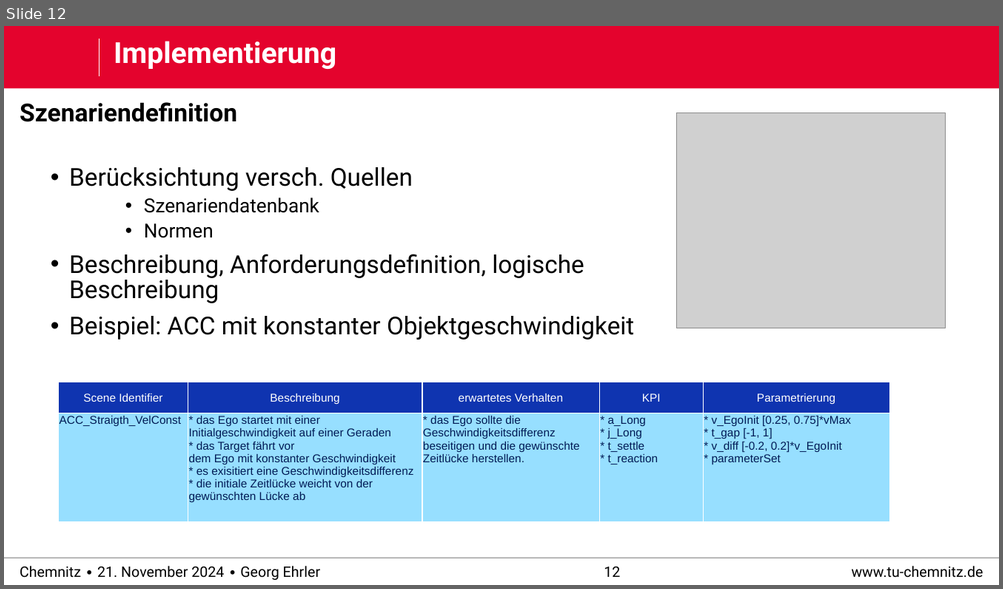
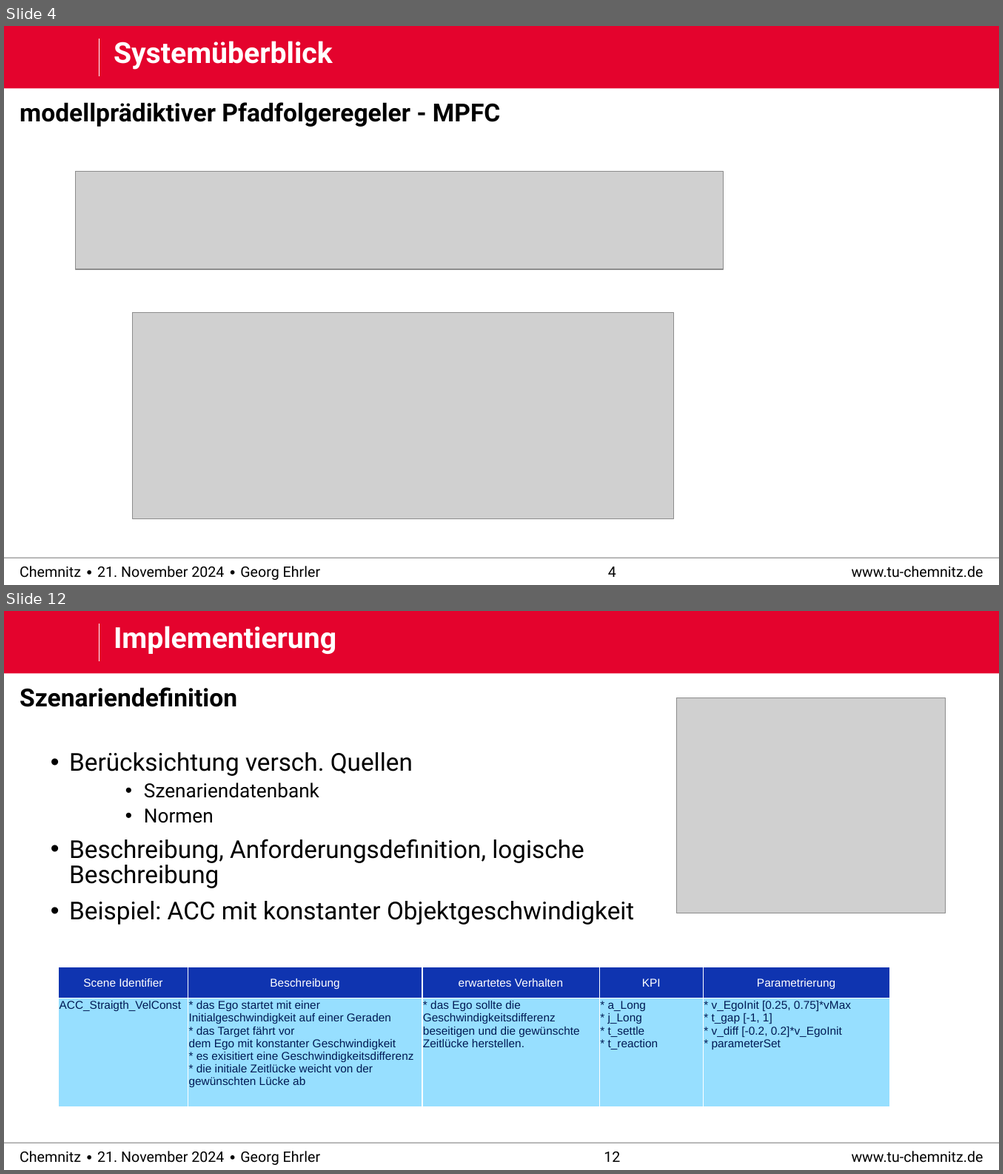
Before and after one commit to derEhrler/ACSDthesis_edited, a slide deck: defense/praktikum_defense.pptx. Shown one above the other, each under a label of ours: slide 12 before the commit, slides 4 and 12 after it; the slides between them are not shown. The pictures are 1003x589 and 1003x1174 pixels, drawn with LibreOffice and Linux fonts; fonts in the diff are those of the drawing; grey boxes stand for pictures; background and template pictures are left out. Boxes give left, top, right and bottom in pixels: in the first picture for what was removed or moved away, otherwise in the second. Text is boxed around its words. In the diff, an @@ line names an element or a change of style, - is before the commit and + after.

```diff
--- a/defense/praktikum_defense.pptx
+++ b/defense/praktikum_defense.pptx
@@ slide 4 added at [4,26,999,585], background #FFFFFF; not listed: 6 template elements that a slide beside it also shows @@
@@ title added at [114,41,333,70], 28 pt, text #FFFFFF, bold @@
+Systemüberblick
@@ text added at [20,102,500,127], 24 pt, text #000000, bold @@
+modellprädiktiver Pfadfolgeregeler - MPFC
@@ picture added at [76,172,723,269] @@
@@ picture added at [132,312,673,519] @@
```
Also in this commit, not shown: 11 slides changed, 1 other slide added, 3 slides removed.
